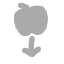
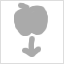
Layer changes from the first 64×64 image to the second:
added layer "Pasted Layer" above "Background" over [0, 0, 64, 64]
